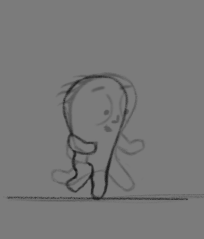
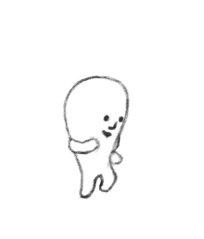
Layered file, before and after one edit (w=204, h=239). Changes by layer:
hid group "Group 2" (4 layers), opacity 39% → 100% over [left=50, top=72, right=147, bottom=193]
painted on "Layer 7" over [left=64, top=130, right=147, bottom=175]
moved "Layer 8" into group "Group 3", painted on it over [left=62, top=74, right=130, bottom=202]
added group "Group 8" with 1 layers above "Layer 3" over [left=62, top=75, right=130, bottom=200]
added layer "Layer 22" in group "Group 8" over [left=62, top=75, right=130, bottom=200]
hid "Layer 3" over [left=3, top=193, right=204, bottom=204]
hid "Layer 2" over [left=0, top=0, right=204, bottom=239]
